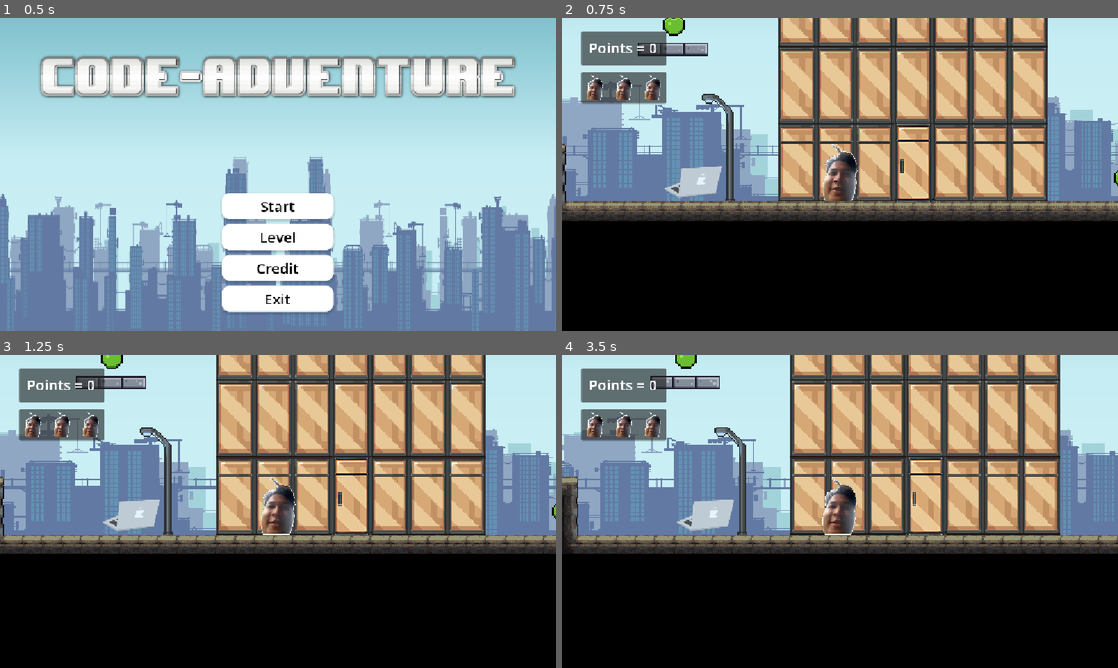
Above: before the commit, frames 1-4 (two rows, left to right).
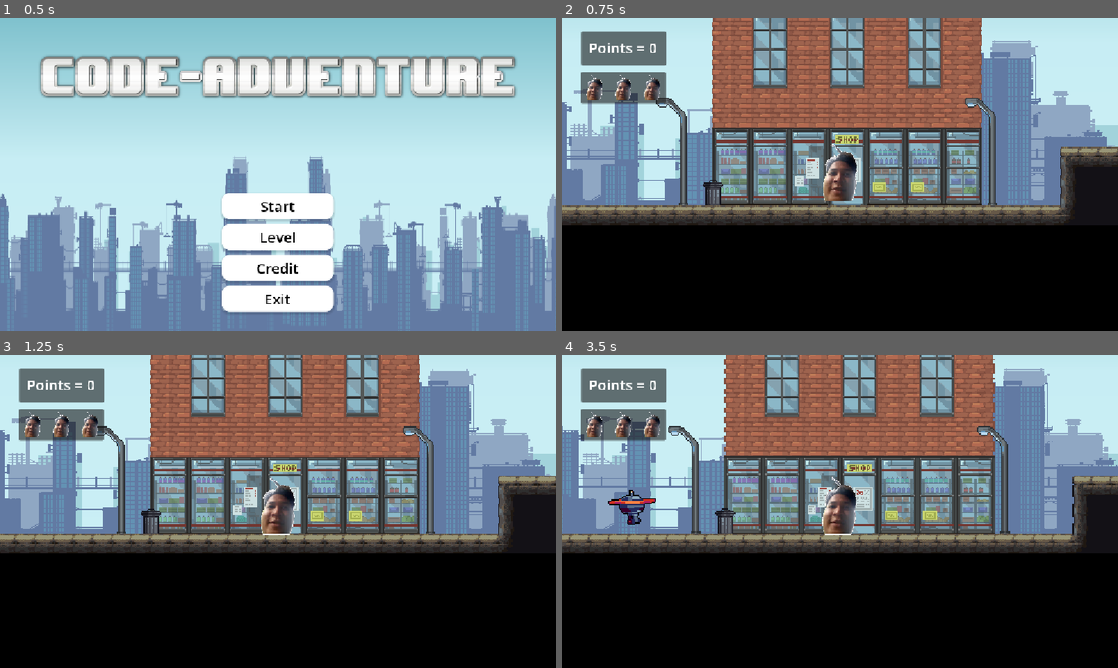
Above: after the commit, the same moments.

Repository: WanaRB/code-adventure
Game: Godot game, scene res://scenes/Tampilan/main_menu.tscn
Same seed, same stepped clock (60 frames per second), same inputs: the game is played once before the commit and once after it. Sound files missing from this copy of the repository are replaced by a short silence.
Inputs:
- Up to frame 1 (0.5 s): no input
- Up to frame 2 (0.75 s): click "Start" at 0.5 s
- Up to frame 3 (1.25 s): no input
- Up to frame 4 (3.5 s): tap D (kanan) at 1.35, 2.3 s; tap A (kiri) at 1.55, 2.1, 3.05 s; hold E (interact) from 2.78 s (still down)

Frame 1 is identical in both runs. In frame 2, 48% of the frame differs, in the area x 0-100%, y 0-67%; in frame 3, 44%; in frame 4, 45%.

Commit message:
musuh drone + LoseScreen

Diff:
--- /dev/null
+++ b/drone_musuh.gd
@@ -0,0 +1,40 @@
+extends CharacterBody2D
+
+# Variabel yang bisa diubah di Inspector untuk tiap drone
+@export var kecepatan: float = 100.0
+@export var jarak_patroli: float = 200.0 # Jarak total bolak-balik
+
+@onready var sprite = $AnimatedSprite2D
+
+var posisi_awal: float
+var arah = 1 # 1 untuk kanan, -1 untuk kiri
+
+func _ready():
+	# Simpan posisi X awal sebagai titik acuan patroli
+	posisi_awal = global_position.x
+	# Mulai mainkan animasi jalan
+	sprite.play("walk")
+	# Menghubungkan sinyal deteksi dari Area2D (HurtBox)
+	$HurtBox.body_entered.connect(_on_hurt_box_body_entered)
+
+func _on_hurt_box_body_entered(body):
+	if body.is_in_group("player"):
+		body.take_damage(1, global_position)
+
+func _physics_process(delta):
+	# Hitung kecepatan gerak horizontal
+	velocity.x = arah * kecepatan
+
+	# Pindahkan drone
+	move_and_slide()
+
+	# Logika Bolak-Balik:
+	# Jika drone sudah pergi terlalu jauh ke kanan dari posisi awal
+	if global_position.x >= posisi_awal + jarak_patroli:
+		arah = -1 # Balik badan ke kiri
+		sprite.flip_h = true # Balik visual sprite (hadap kiri)
+
+	# Jika drone sudah kembali terlalu jauh ke kiri dari posisi awal
+	elif global_position.x <= posisi_awal:
+		arah = 1 # Balik badan ke kanan
+		sprite.flip_h = false # Hadap kanan kembali
--- a/game_manager.gd
+++ b/game_manager.gd
@@ -1,9 +1,41 @@
 extends Node
 
 @onready var point_label: Label = %Point_Label
+# Ambil referensi ke container yang menampung 3 gambar darah
+@onready var h_box_darah = %darah.get_node("HBoxContainer")
+
 var points = 0
+var health = 3
+
+func _ready():
+	GameEvents.player_hit.connect(_on_player_hit)
+	update_ui()
+
+# game_manager.gd
 
 func add_point():
-	points +=3
-	prints(points)
-	point_label.text = "Points = " + str(points)
+	points += 3
+	print("Points saat ini: ", points)
+	update_ui()
+
+func _on_player_hit(amount):
+	health -= amount
+	update_ui()
+	if health <= 0:
+		panggil_layar_kalah()
+
+func update_ui():
+	# Update Poin
+	if point_label:
+		point_label.text = "Points = " + str(points)
+
+	# Update Darah (Menyembunyikan/Menampilkan gambar)
+	if h_box_darah:
+		var list_darah = h_box_darah.get_children()
+		for i in range(list_darah.size()):
+			# Jika index i lebih kecil dari sisa health, gambar muncul
+			# Contoh: health=2, maka index 0 dan 1 visible, index 2 hidden.
+			list_darah[i].visible = i < health
+
+func panggil_layar_kalah():
+	get_tree().call_deferred("change_scene_to_file", "res://scenes/LoseScreen.tscn")
--- /dev/null
+++ b/scenes/Character/drone_musuh.tscn
@@ -0,0 +1,95 @@
+[gd_scene format=3 uid="uid://d225uwnj07qnl"]
+
+[ext_resource type="Script" uid="uid://csg78l1m30ykx" path="res://drone_musuh.gd" id="1_y8y3m"]
+[ext_resource type="Texture2D" uid="uid://7fmyu8r1oett" path="res://assets/image/character/drone_Idle.png" id="2_qyic8"]
+[ext_resource type="Texture2D" uid="uid://7683p0aqwili" path="res://assets/image/character/drone_Walk.png" id="3_2nsmo"]
+
+[sub_resource type="AtlasTexture" id="AtlasTexture_5wv7l"]
+atlas = ExtResource("2_qyic8")
+region = Rect2(0, 0, 48, 48)
+
+[sub_resource type="AtlasTexture" id="AtlasTexture_grc1q"]
+atlas = ExtResource("2_qyic8")
+region = Rect2(48, 0, 48, 48)
+
+[sub_resource type="AtlasTexture" id="AtlasTexture_3846b"]
+atlas = ExtResource("2_qyic8")
+region = Rect2(96, 0, 48, 48)
+
+[sub_resource type="AtlasTexture" id="AtlasTexture_fvbob"]
+atlas = ExtResource("2_qyic8")
+region = Rect2(144, 0, 48, 48)
+
+[sub_resource type="AtlasTexture" id="AtlasTexture_ofovr"]
+atlas = ExtResource("3_2nsmo")
+region = Rect2(0, 0, 48, 48)
+
+[sub_resource type="AtlasTexture" id="AtlasTexture_m3hir"]
+atlas = ExtResource("3_2nsmo")
+region = Rect2(48, 0, 48, 48)
+
+[sub_resource type="AtlasTexture" id="AtlasTexture_ki13i"]
+atlas = ExtResource("3_2nsmo")
+region = Rect2(96, 0, 48, 48)
+
+[sub_resource type="AtlasTexture" id="AtlasTexture_yxuyh"]
+atlas = ExtResource("3_2nsmo")
+region = Rect2(144, 0, 48, 48)
+
+[sub_resource type="SpriteFrames" id="SpriteFrames_qnp2r"]
+animations = [{
+"frames": [{
+"duration": 1.0,
+"texture": SubResource("AtlasTexture_5wv7l")
+}, {
+"duration": 1.0,
+"texture": SubResource("AtlasTexture_grc1q")
+}, {
+"duration": 1.0,
+"texture": SubResource("AtlasTexture_3846b")
+}, {
+"duration": 1.0,
+"texture": SubResource("AtlasTexture_fvbob")
+}],
+"loop": true,
+"name": &"idle",
+"speed": 5.0
+}, {
+"frames": [{
+"duration": 1.0,
+"texture": SubResource("AtlasTexture_ofovr")
+}, {
+"duration": 1.0,
+"texture": SubResource("AtlasTexture_m3hir")
+}, {
+"duration": 1.0,
+"texture": SubResource("AtlasTexture_ki13i")
+}, {
+"duration": 1.0,
+"texture": SubResource("AtlasTexture_yxuyh")
+}],
+"loop": true,
+"name": &"walk",
+"speed": 5.0
+}]
+
+[sub_resource type="CircleShape2D" id="CircleShape2D_y8y3m"]
+radius = 48.0
+
+[node name="DroneMusuh" type="CharacterBody2D" unique_id=1779015776]
+script = ExtResource("1_y8y3m")
+
+[node name="AnimatedSprite2D" type="AnimatedSprite2D" parent="." unique_id=1320896093]
+texture_filter = 1
+scale = Vector2(2.5, 2.5)
+sprite_frames = SubResource("SpriteFrames_qnp2r")
+animation = &"idle"
+frame = 1
+frame_progress = 0.7007111
+
+[node name="HurtBox" type="Area2D" parent="." unique_id=1225529820]
+collision_layer = 0
+monitorable = false
+
+[node name="CollisionShape2D" type="CollisionShape2D" parent="HurtBox" unique_id=2065968931]
+shape = SubResource("CircleShape2D_y8y3m")
--- a/scenes/Character/jikri.tscn
+++ b/scenes/Character/jikri.tscn
@@ -2,8 +2,8 @@
 
 [ext_resource type="Texture2D" uid="uid://flcuw3s8ka6s" path="res://assets/image/character/character.png" id="1_h2m2s"]
 
-[sub_resource type="RectangleShape2D" id="RectangleShape2D_1fry7"]
-size = Vector2(28.800026, 41.19998)
+[sub_resource type="RectangleShape2D" id="RectangleShape2D_2gexk"]
+size = Vector2(31.600006, 41.9999)
 
 [node name="CharacterBody2D" type="CharacterBody2D" unique_id=2066080324 groups=["player"]]
 scale = Vector2(2.5, 2.5)
@@ -15,6 +15,6 @@
 texture = ExtResource("1_h2m2s")
 
 [node name="CollisionShape2D" type="CollisionShape2D" parent="." unique_id=570798218]
-position = Vector2(140.79997, 201.79996)
+position = Vector2(140.59996, 200.59995)
 scale = Vector2(0.99999976, 0.99999976)
-shape = SubResource("RectangleShape2D_1fry7")
+shape = SubResource("RectangleShape2D_2gexk")
--- /dev/null
+++ b/scenes/LoseScreen.tscn
@@ -0,0 +1,117 @@
+[gd_scene format=3 uid="uid://clg2ksjyx6017"]
+
+[ext_resource type="Texture2D" uid="uid://flcuw3s8ka6s" path="res://assets/image/character/character.png" id="1_aeugc"]
+[ext_resource type="Script" uid="uid://cgdt1i5p8po2o" path="res://scenes/lose_screen.gd" id="1_x2vho"]
+[ext_resource type="Script" uid="uid://eax1i7bc44pb" path="res://scenes/button_menang.gd" id="3_jsjd0"]
+[ext_resource type="AudioStream" uid="uid://dejqkem445wlx" path="res://assets/sound/let-me-know.mp3" id="3_x2vho"]
+
+[sub_resource type="StyleBoxFlat" id="StyleBoxFlat_mlail"]
+bg_color = Color(0, 0, 0, 1)
+
+[sub_resource type="StyleBoxFlat" id="StyleBoxFlat_h5lhe"]
+bg_color = Color(1, 1, 1, 1)
+corner_radius_top_left = 3
+corner_radius_top_right = 3
+corner_radius_bottom_right = 3
+corner_radius_bottom_left = 3
+
+[sub_resource type="StyleBoxFlat" id="StyleBoxFlat_juabm"]
+bg_color = Color(0.78521717, 0.7852172, 0.7852169, 1)
+corner_radius_top_left = 3
+corner_radius_top_right = 3
+corner_radius_bottom_right = 3
+corner_radius_bottom_left = 3
+
+[sub_resource type="StyleBoxFlat" id="StyleBoxFlat_yqv8y"]
+bg_color = Color(0.8879926, 0.88799256, 0.8879925, 1)
+corner_radius_top_left = 3
+corner_radius_top_right = 3
+corner_radius_bottom_right = 3
+corner_radius_bottom_left = 3
+
+[node name="Control" type="Control" unique_id=911284679]
+layout_mode = 3
+anchors_preset = 15
+anchor_right = 1.0
+anchor_bottom = 1.0
+grow_horizontal = 2
+grow_vertical = 2
+script = ExtResource("1_x2vho")
+
+[node name="Panel" type="Panel" parent="." unique_id=1445932400]
+layout_mode = 1
+anchors_preset = 15
+anchor_right = 1.0
+anchor_bottom = 1.0
+grow_horizontal = 2
+grow_vertical = 2
+theme_override_styles/panel = SubResource("StyleBoxFlat_mlail")
+
+[node name="Sprite2D" type="Sprite2D" parent="Panel" unique_id=1155262618]
+position = Vector2(584, 320)
+scale = Vector2(0.95231247, 1)
+texture = ExtResource("1_aeugc")
+
+[node name="AudioStreamPlayer2D" type="AudioStreamPlayer2D" parent="Panel" unique_id=857182827]
+stream = ExtResource("3_x2vho")
+autoplay = true
+
+[node name="Label" type="Label" parent="Panel" unique_id=726280935]
+layout_mode = 1
+anchors_preset = 10
+anchor_right = 1.0
+offset_top = 16.0
+offset_bottom = 85.0
+grow_horizontal = 2
+theme_override_font_sizes/font_size = 50
+text = "AWOKAOWK NUB"
+horizontal_alignment = 1
+
+[node name="Retry" type="Button" parent="Panel" unique_id=1210579415]
+layout_mode = 1
+anchors_preset = 7
+anchor_left = 0.5
+anchor_top = 1.0
+anchor_right = 0.5
+anchor_bottom = 1.0
+offset_left = -400.0
+offset_top = -68.0
+offset_right = -141.0
+offset_bottom = -18.0
+grow_horizontal = 2
+grow_vertical = 0
+theme_override_colors/font_color = Color(0, 0, 0, 1)
+theme_override_colors/font_pressed_color = Color(0, 0, 0, 1)
+theme_override_colors/font_hover_color = Color(0, 0, 0, 1)
+theme_override_font_sizes/font_size = 30
+theme_override_styles/normal = SubResource("StyleBoxFlat_h5lhe")
+theme_override_styles/pressed = SubResource("StyleBoxFlat_juabm")
+theme_override_styles/hover = SubResource("StyleBoxFlat_yqv8y")
+text = "Ulangi"
+script = ExtResource("3_jsjd0")
+
+[node name="KembaliKeMenu" type="Button" parent="Panel" unique_id=2051223822]
+layout_mode = 1
+anchors_preset = 7
+anchor_left = 0.5
+anchor_top = 1.0
+anchor_right = 0.5
+anchor_bottom = 1.0
+offset_left = 136.0
+offset_top = -72.0
+offset_right = 395.0
+offset_bottom = -22.0
+grow_horizontal = 2
+grow_vertical = 0
+theme_override_colors/font_color = Color(0, 0, 0, 1)
+theme_override_colors/font_pressed_color = Color(0, 0, 0, 1)
+theme_override_colors/font_hover_color = Color(0, 0, 0, 1)
+theme_override_font_sizes/font_size = 30
+theme_override_styles/normal = SubResource("StyleBoxFlat_h5lhe")
+theme_override_styles/pressed = SubResource("StyleBoxFlat_juabm")
+theme_override_styles/hover = SubResource("StyleBoxFlat_yqv8y")
+text = "   Kembali ke Menu   "
+script = ExtResource("3_jsjd0")
+
+[connection signal="pressed" from="Panel/Retry" to="." method="_on_retry_pressed"]
+[connection signal="pressed" from="Panel/KembaliKeMenu" to="." method="_on_kembali_ke_menu_pressed"]
--- a/scenes/Tampilan/level_1.tscn
+++ b/scenes/Tampilan/level_1.tscn
@@ -14,6 +14,7 @@
 [ext_resource type="Script" uid="uid://d17ovpbsp3arx" path="res://script/pause.gd" id="11_h1ne5"]
 [ext_resource type="PackedScene" uid="uid://cfhry3uycfkfg" path="res://scenes/Laptop.tscn" id="12_4crhs"]
 [ext_resource type="PackedScene" uid="uid://dkxx5r2oktxf4" path="res://scenes/pintu_menang.tscn" id="14_db8ju"]
+[ext_resource type="PackedScene" uid="uid://d225uwnj07qnl" path="res://scenes/Character/drone_musuh.tscn" id="15_s1sp0"]
 
 [sub_resource type="TileSetAtlasSource" id="TileSetAtlasSource_gbfbk"]
 texture = ExtResource("2_036b0")
@@ -1113,7 +1114,7 @@
 [node name="Character" type="Node" parent="." unique_id=386953154]
 
 [node name="jikri" parent="Character" unique_id=2066080324 instance=ExtResource("5_036b0")]
-position = Vector2(2495.9998, 72)
+position = Vector2(792.0001, 64.00001)
 script = ExtResource("6_dwbse")
 metadata/_edit_group_ = true
 
@@ -1174,9 +1175,10 @@
 vertical_alignment = 1
 
 [node name="darah" type="Panel" parent="UI" unique_id=763605018]
-offset_left = 40.0
+unique_name_in_owner = true
+offset_left = 39.0
 offset_top = 112.0
-offset_right = 216.0
+offset_right = 215.0
 offset_bottom = 177.0
 size_flags_horizontal = 0
 size_flags_vertical = 4
@@ -1273,5 +1275,10 @@
 [node name="Laptop" parent="." unique_id=994781868 instance=ExtResource("12_4crhs")]
 position = Vector2(2544, 600)
 
+[node name="DroneMusuh" parent="." unique_id=1779015776 instance=ExtResource("15_s1sp0")]
+position = Vector2(264, 584)
+kecepatan = 200.0
+jarak_patroli = 500.0
+
 [connection signal="pressed" from="UI/pause/pause_panel/VBoxContainer/Resume" to="UI/pause" method="_on_resume_pressed"]
 [connection signal="pressed" from="UI/pause/pause_panel/VBoxContainer/main_menu" to="UI/pause" method="_on_main_menu_pressed"]
--- /dev/null
+++ b/scenes/lose_screen.gd
@@ -0,0 +1,20 @@
+extends Control
+
+
+# Called when the node enters the scene tree for the first time.
+func _ready() -> void:
+	pass # Replace with function body.
+
+
+# Called every frame. 'delta' is the elapsed time since the previous frame.
+func _process(delta: float) -> void:
+	pass
+
+
+func _on_kembali_ke_menu_pressed() -> void:
+	get_tree().change_scene_to_file("res://scenes/Tampilan/main_menu.tscn")
+
+
+
+func _on_retry_pressed() -> void:
+	get_tree().change_scene_to_file("res://scenes/Tampilan/level_1.tscn")
--- a/script/GameEvents.gd
+++ b/script/GameEvents.gd
@@ -10,3 +10,5 @@
 
 # TAMBAHKAN SINYAL BARU INI
 signal quiz_answered_correct(id) # ID digunakan jika ada banyak pintu
+
+signal player_hit(damage_amount)
--- a/script/jikri.gd
+++ b/script/jikri.gd
@@ -1,25 +1,72 @@
 extends CharacterBody2D
 
-
+# Konfigurasi Pergerakan
 const SPEED = 400.0
 const JUMP_VELOCITY = -500.0
+@export var knockback_power = 800.0
 
+# Status Karakter
+var is_hurt = false
 
 func _physics_process(delta: float) -> void:
-	# Add the gravity.
+	# 1. Logika Gravitasi (Selalu Berjalan)
 	if not is_on_floor():
 		velocity += get_gravity() * delta
 
-	# Handle jump.
+	# 2. Logika Pergerakan & Input (Hanya jika TIDAK sedang terkena serangan)
+	if not is_hurt:
+		handle_movement()
+	else:
+		# Jika sedang hurt, biarkan gaya dorong melambat perlahan (Friction)
+		velocity.x = move_toward(velocity.x, 0, 5.0)
+
+	# 3. Eksekusi Gerakan Fisika
+	move_and_slide()
+
+func handle_movement():
+	# Lompat
 	if Input.is_action_just_pressed("lompat") and is_on_floor():
 		velocity.y = JUMP_VELOCITY
 
-	# Get the input direction and handle the movement/deceleration.
-	# As good practice, you should replace UI actions with custom gameplay actions.
+	# Gerak Kiri/Kanan
 	var direction := Input.get_axis("kiri", "kanan")
 	if direction:
 		velocity.x = direction * SPEED
 	else:
 		velocity.x = move_toward(velocity.x, 0, SPEED)
 
-	move_and_slide()
+func take_damage(amount: int, source_position: Vector2):
+	if is_hurt: return
+	is_hurt = true
+
+	velocity = Vector2.ZERO # Reset momentum
+	GameEvents.player_hit.emit(amount)
+
+	if not is_inside_tree(): return
+
+	# LOGIKA DETEKSI SISI (RELATIF)
+	var arah_horisontal = 0
+
+	# Gunakan perbandingan posisi dengan toleransi offset
+	# Karena debug kamu menunjukkan angka -262 (kanan) dan -440 (kiri),
+	# titik tengahnya adalah sekitar -350.
+	var diff_x = global_position.x - source_position.x
+
+	# Kita gunakan logika: jika diff_x lebih besar dari rata-rata bias, berarti di kanan
+	if diff_x > -350:
+		arah_horisontal = 1  # Terpental ke kanan
+	else:
+		arah_horisontal = -1 # Terpental ke kiri
+
+	# Eksekusi Knockback dengan rasio X lebih besar agar jauh menyamping
+	var knockback_vector = Vector2(arah_horisontal * 2.0, -1.0).normalized()
+	velocity = knockback_vector * knockback_power
+
+	modulate = Color(2.29, 0.25, 0.0, 1.0)
+
+	var tree = get_tree()
+	if tree:
+		await tree.create_timer(0.4).timeout
+		if is_inside_tree():
+			modulate = Color(1, 1, 1)
+			is_hurt = false
Binary file added: assets/image/character/drone_Idle.png
Not shown, added: assets/image/character/drone_Idle.png.import
Binary file added: assets/image/character/drone_Walk.png
Not shown, added: assets/image/character/drone_Walk.png.import
Not shown, added: drone_musuh.gd.uid
Not shown, added: scenes/lose_screen.gd.uid
